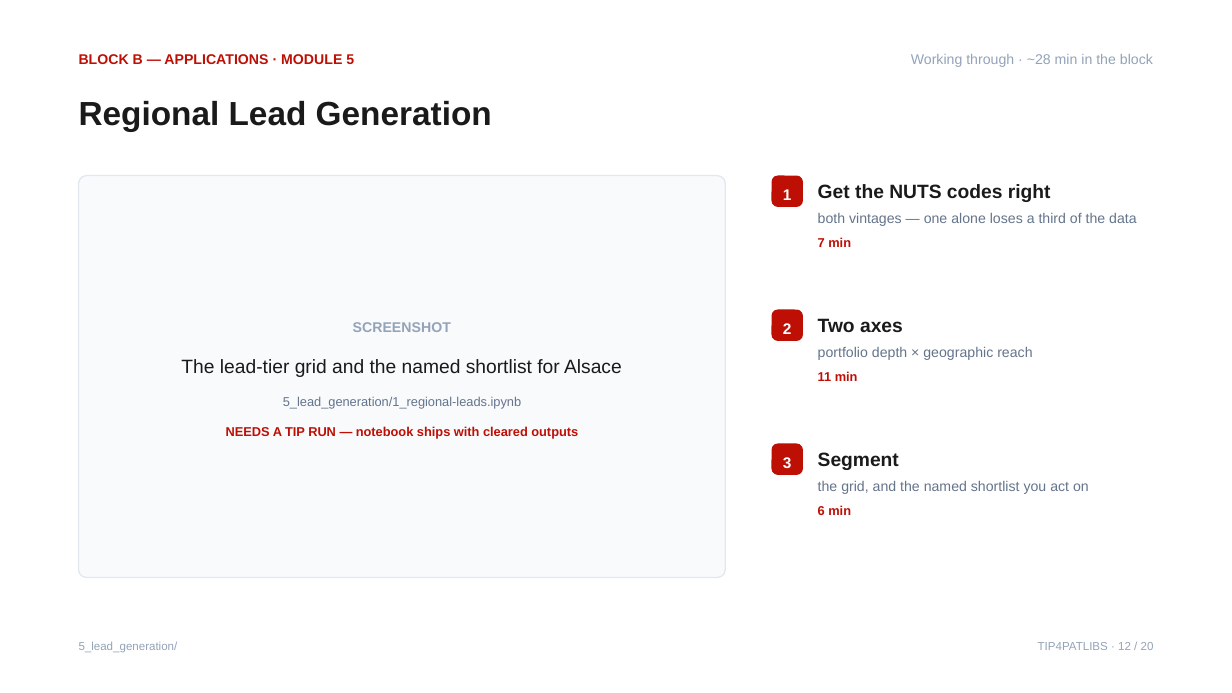
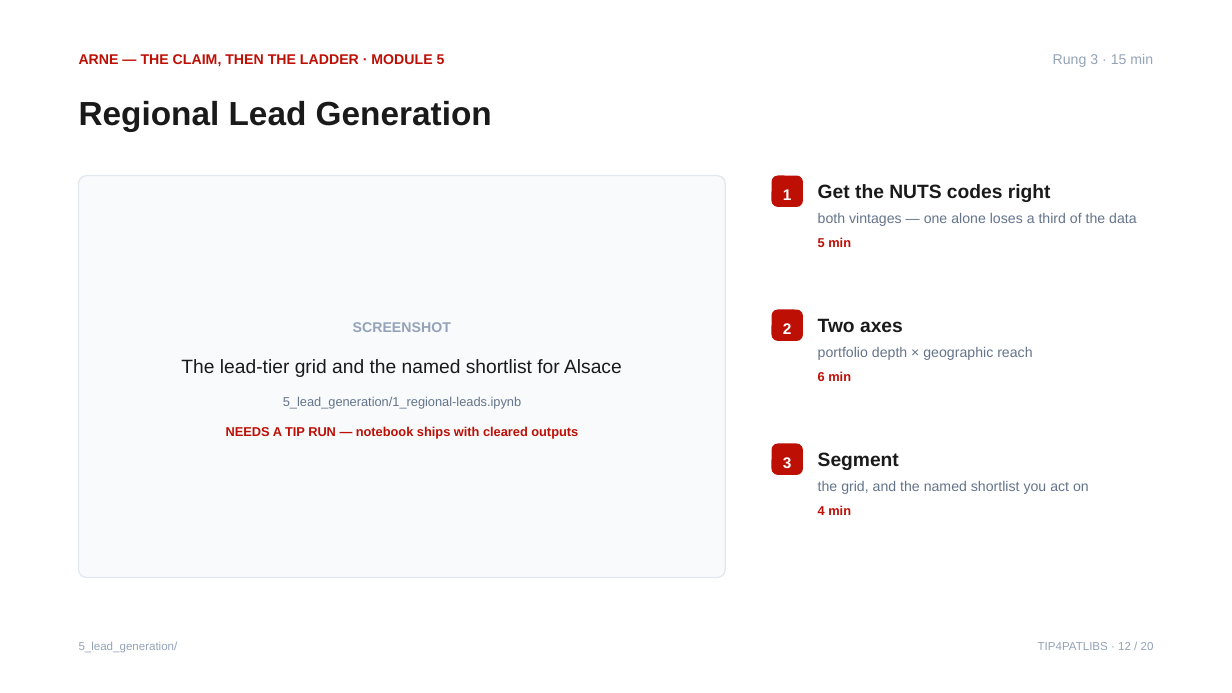
Before and after one commit to mtcberlin/epo-tip4patlibs, a slide deck: slide 12 of 9_documentation/course/TIP4PATLIBS_workshop.pptx. Drawn at 1232x693 pixels with LibreOffice and Linux fonts; fonts in the diff are those of the drawing. Boxes give left, top, right and bottom in pixels: in the first picture for what was removed or moved away, otherwise in the second. Text is boxed around its words. In the diff, an @@ line names an element or a change of style, - is before the commit and + after.

```diff
--- a/9_documentation/course/TIP4PATLIBS_workshop.pptx
+++ b/9_documentation/course/TIP4PATLIBS_workshop.pptx
@@ text at bbox=[79, 54, 445, 66]: text changed @@
-BLOCK B — APPLICATIONS · MODULE 5
+ARNE — THE CLAIM, THEN THE LADDER · MODULE 5
@@ text at bbox=[1053, 54, 1153, 67]: text changed @@
-Working through · ~28 min in the block
+Rung 3 · 15 min
@@ text at bbox=[818, 237, 851, 247]: text changed @@
-7 min
+5 min
@@ text at bbox=[818, 371, 851, 381]: text changed @@
-11 min
+6 min
@@ text at bbox=[818, 505, 851, 515]: text changed @@
-6 min
+4 min
```
Also in this commit, not shown: 19 other slides changed, 2 other files.
